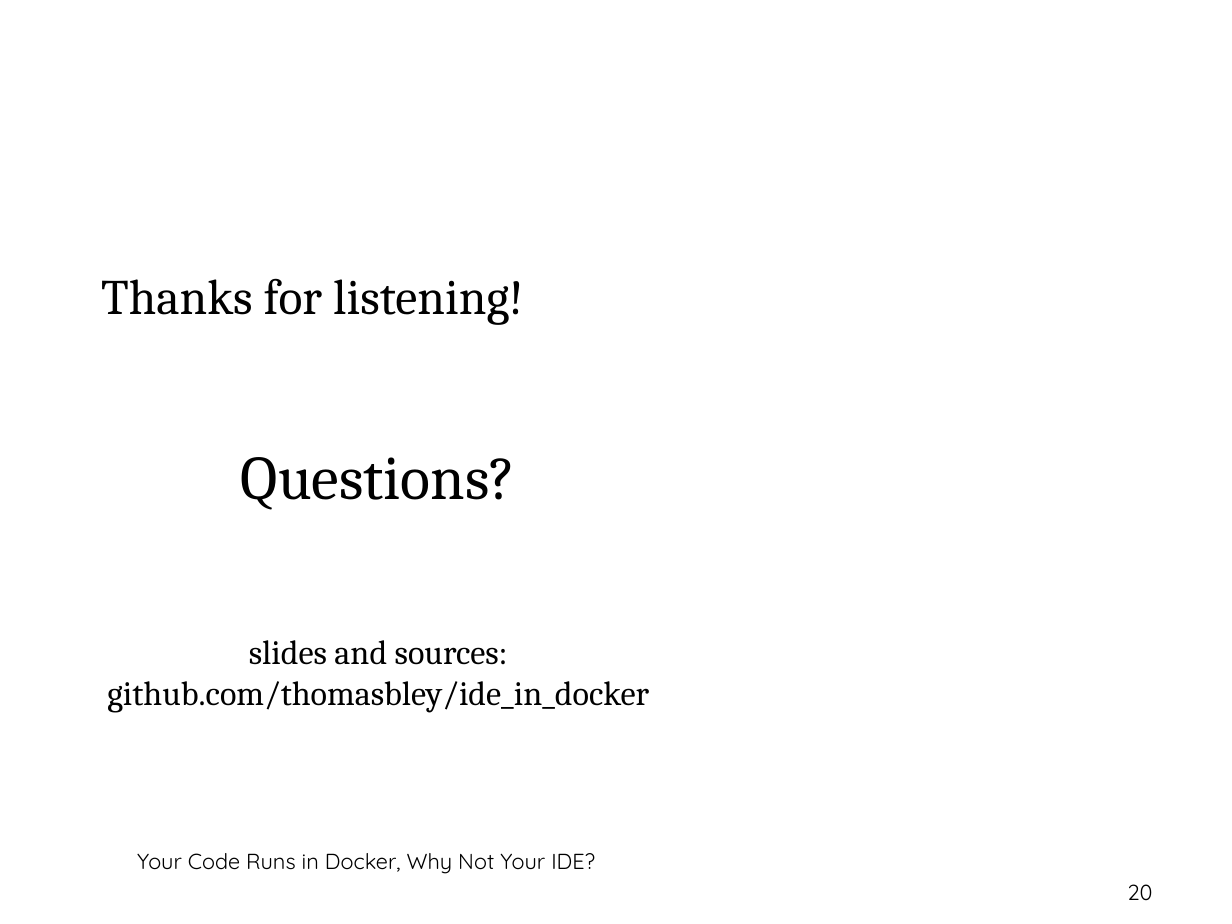
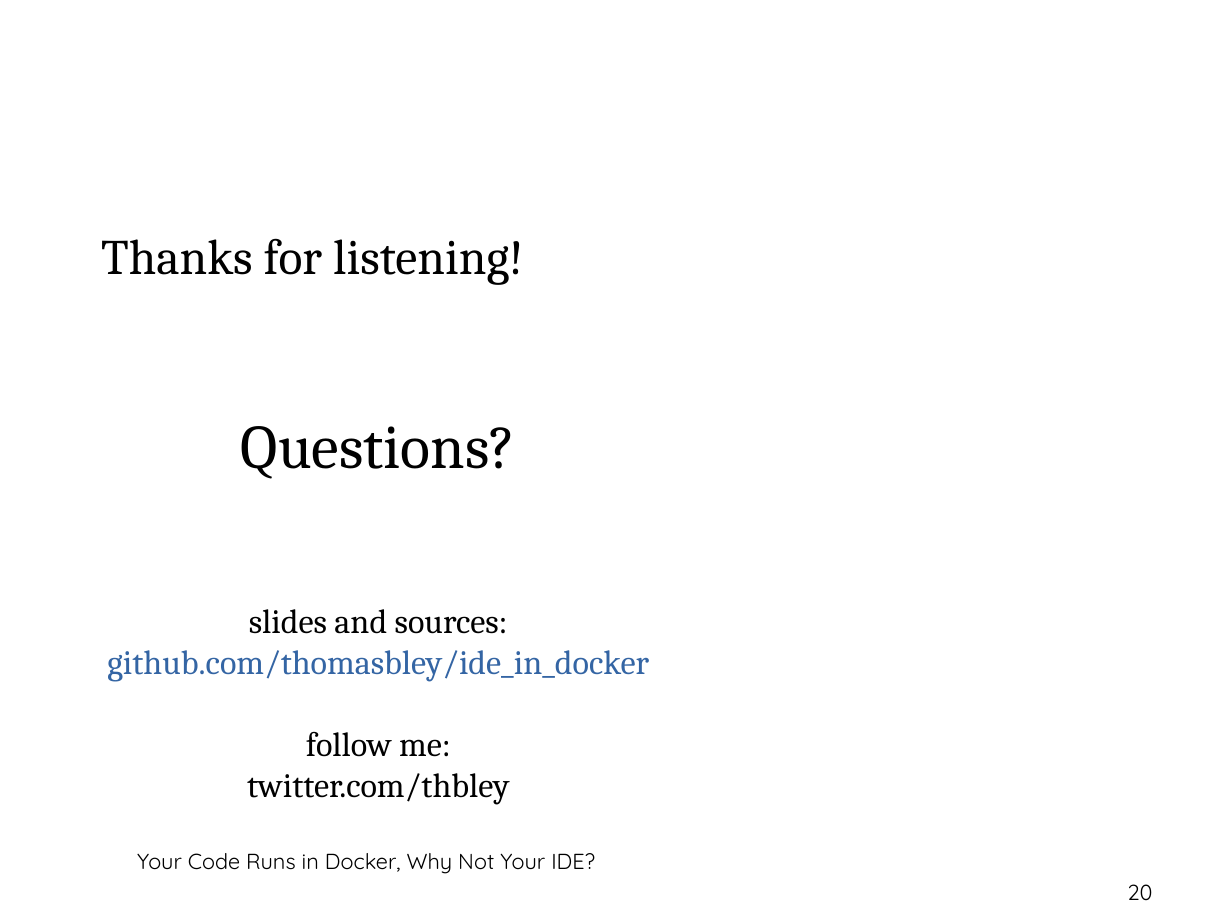
Before and after one commit to thbley/ide_in_docker, a slide deck: slide 20 of Ide_in_docker_ipc_2021_ThomasBley.odp. Drawn at 1232x924 pixels with LibreOffice and Linux fonts; fonts in the diff are those of the drawing; background and template pictures are left out. Boxes give left, top, right and bottom in pixels: in the first picture for what was removed or moved away, otherwise in the second. Text is boxed around its words. In the diff, an @@ line names an element or a change of style, - is before the commit and + after.

Commit message:
updated slides

```diff
--- a/Ide_in_docker_ipc_2021_ThomasBley.odp
+++ b/Ide_in_docker_ipc_2021_ThomasBley.odp
@@ title "Thanks for listening!": place and size @@
-title "Thanks for listening!" at bbox=[101, 278, 523, 325]
+title "Thanks for listening!" at bbox=[101, 238, 523, 285]
@@ text "Questions?": place and size @@
-text "Questions?" at bbox=[107, 457, 649, 713]
+text "Questions?" at bbox=[107, 426, 649, 805]
@@ text at bbox=[107, 609, 649, 805]: text changed @@
-slides and sources:
-github.com/thomasbley/ide_in_docker
+slides and sources:
+github.com/thomasbley/ide_in_docker
+follow me:
+twitter.com/thbley
```
Also in this commit, not shown: 1 other file.
